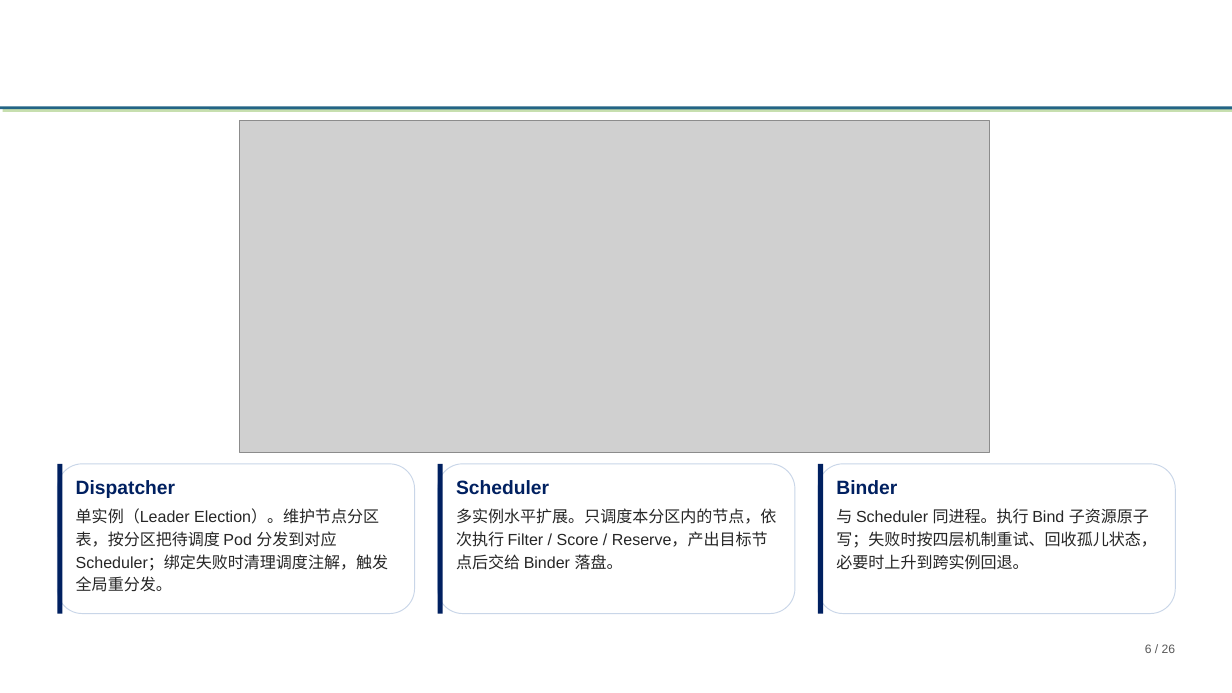
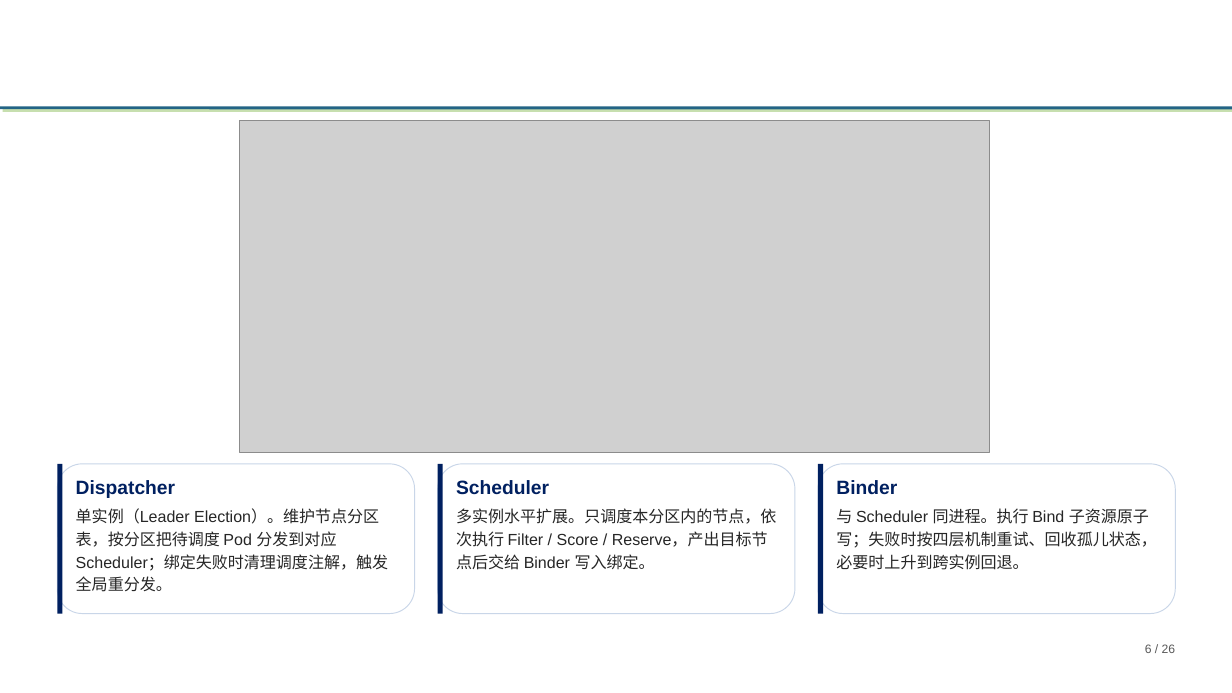
Before and after one commit to tengfei86/godel-scheduler, a slide deck: slide 6 of docs/thesis/defense/基于etcd的分布式Kubernetes调度器研究与实现-高铜.pptx. Drawn at 1232x693 pixels with LibreOffice and Linux fonts; fonts in the diff are those of the drawing; grey boxes stand for pictures; background and template pictures are left out. Boxes give left, top, right and bottom in pixels: in the first picture for what was removed or moved away, otherwise in the second. Text is boxed around its words. In the diff, an @@ line names an element or a change of style, - is before the commit and + after.

```diff
--- a/docs/thesis/defense/基于etcd的分布式Kubernetes调度器研究与实现-高铜.pptx
+++ b/docs/thesis/defense/基于etcd的分布式Kubernetes调度器研究与实现-高铜.pptx
@@ text at [456, 508, 776, 570]: text changed @@
-多实例水平扩展。只调度本分区内的节点，依次执行 Filter / Score / Reserve，产出目标节点后交给 Binder 落盘。
+多实例水平扩展。只调度本分区内的节点，依次执行 Filter / Score / Reserve，产出目标节点后交给 Binder 写入绑定。
```
Also in this commit, not shown: 1 other slide changed, 2 other files.
